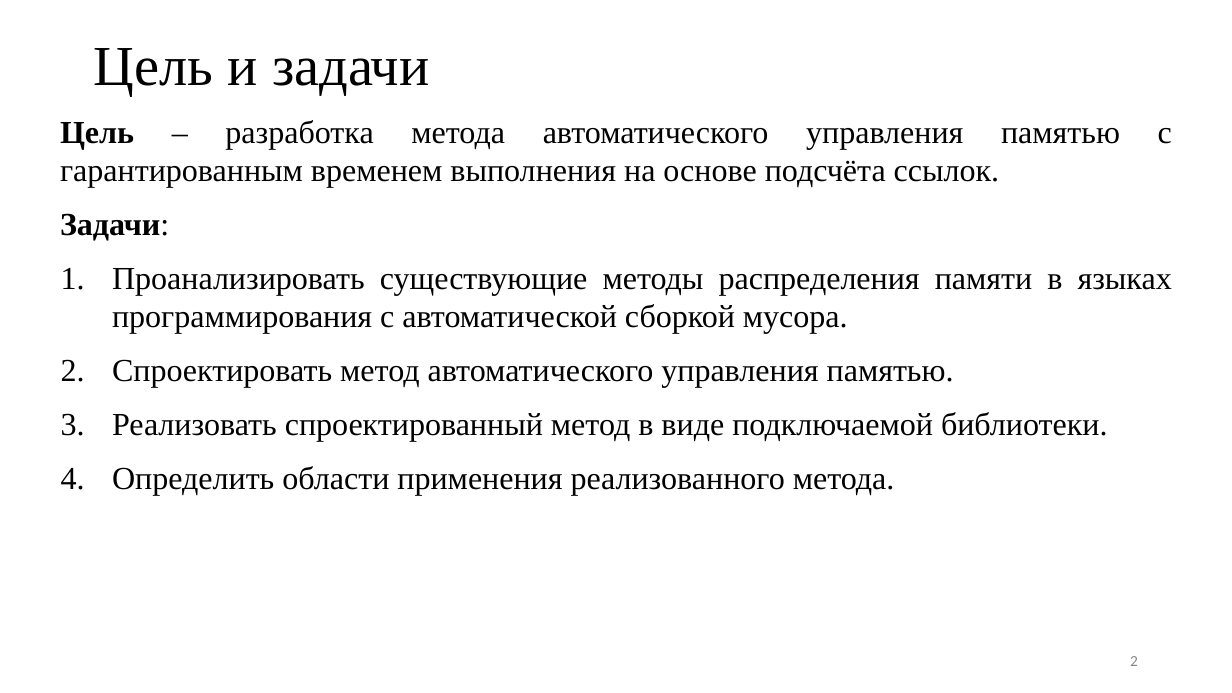
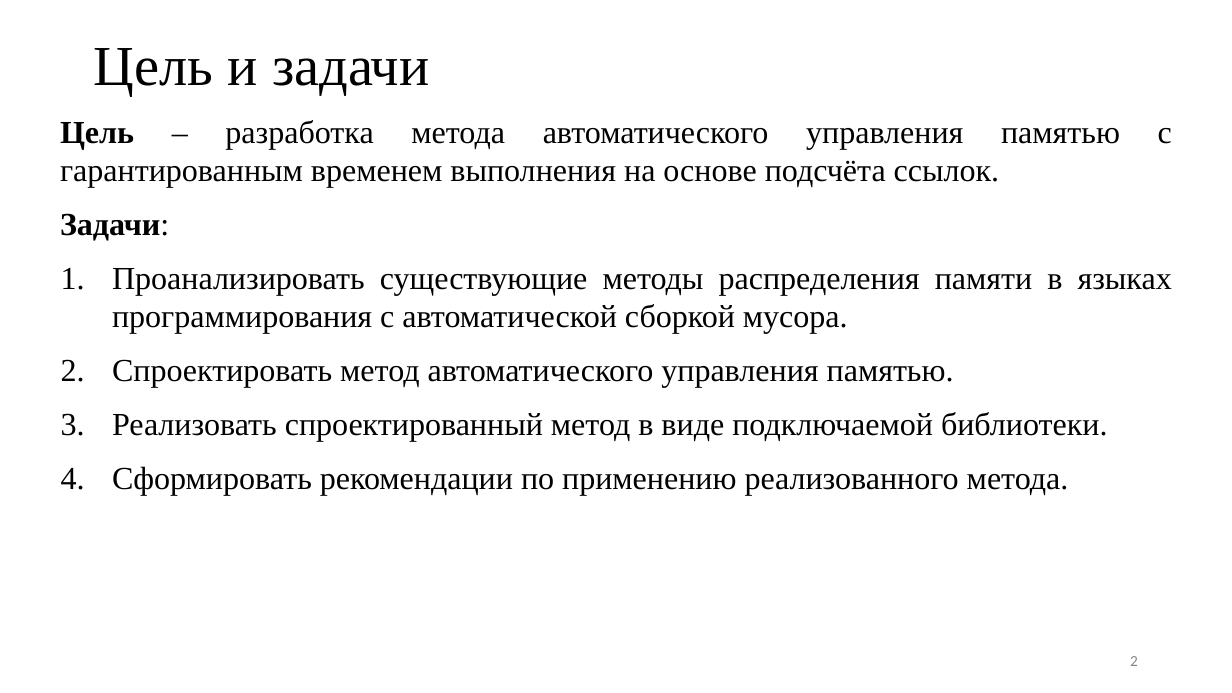
Before and after one commit to Inspirate789/alloc, a slide deck: slide 2 of docs/presentation/bachelor-thesis.pptx. Drawn at 1232x693 pixels with LibreOffice and Linux fonts; fonts in the diff are those of the drawing. Boxes give left, top, right and bottom in pixels: in the first picture for what was removed or moved away, otherwise in the second. Text is boxed around its words. In the diff, an @@ line names an element or a change of style, - is before the commit and + after.

```diff
--- a/docs/presentation/bachelor-thesis.pptx
+++ b/docs/presentation/bachelor-thesis.pptx
@@ text at (112,466,1069,496): text changed @@
-4. Определить области применения реализованного метода.
+4. Сформировать рекомендации по применению реализованного метода.
```
Also in this commit, not shown: 7 other slides changed, 5 slides added, 5 slides removed, 21 other files.
